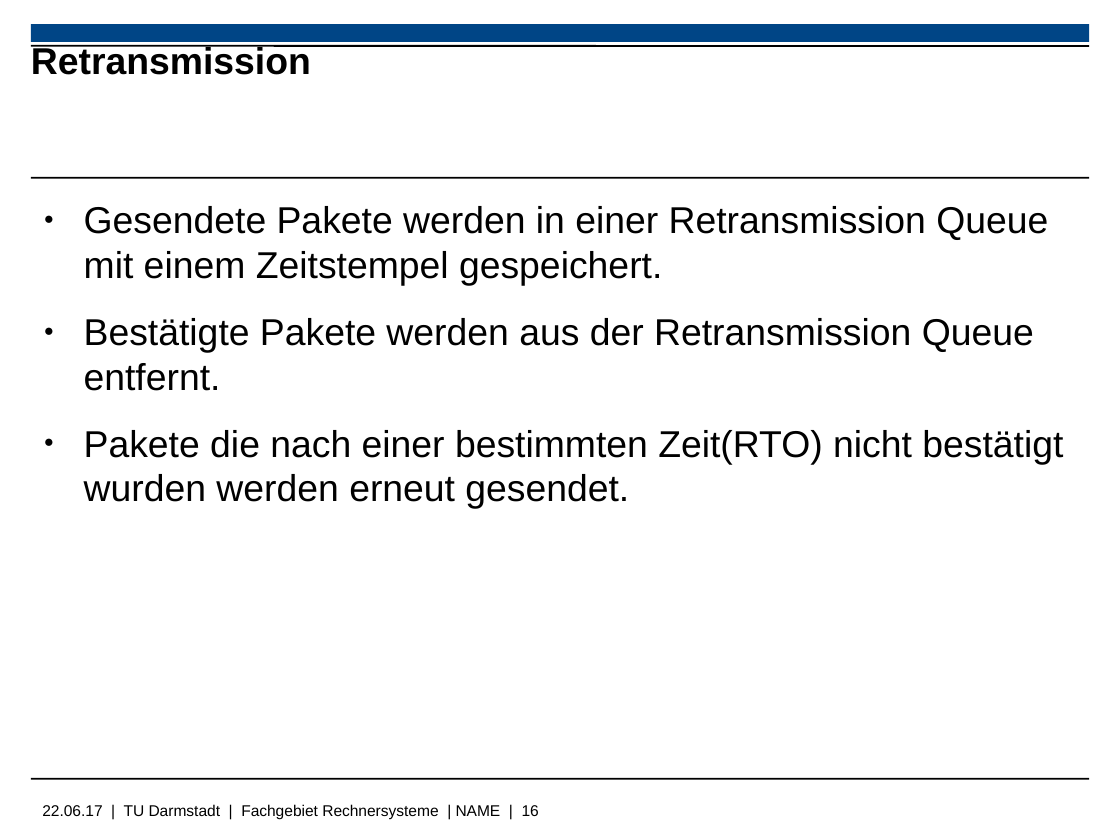
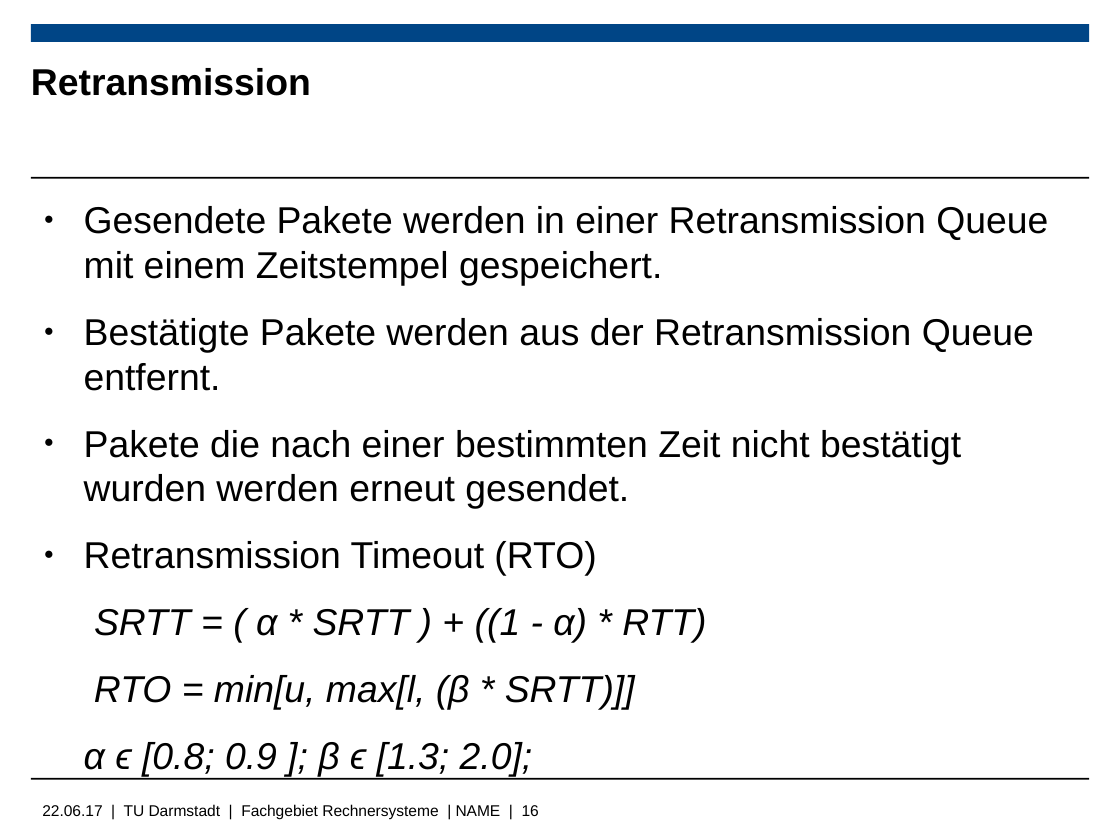
Before and after one commit to Wiero/Bachelorarbeit, a slide deck: slide 16 of Bachelorpräsenation.odp. Drawn at 1120x840 pixels with LibreOffice and Linux fonts; fonts in the diff are those of the drawing; background and template pictures are left out. Boxes give left, top, right and bottom in pixels: in the first picture for what was removed or moved away, otherwise in the second. Text is boxed around its words. In the diff, an @@ line names an element or a change of style, - is before the commit and + after.

```diff
--- a/Bachelorpräsenation.odp
+++ b/Bachelorpräsenation.odp
@@ title "Retransmission": place and size @@
-title "Retransmission" at [31,45,311,75]
+title "Retransmission" at [31,68,311,96]
@@ line removed from (31, 46) to (1089, 46) @@
@@ text at [84,430,961,777]: text changed @@
-● Pakete die nach einer bestimmten Zeit(RTO) nicht bestätigt wurden werden erneut gesendet.
+● Pakete die nach einer bestimmten Zeit nicht bestätigt wurden werden erneut gesendet.
+● Retransmission Timeout (RTO)
+SRTT = ( α * SRTT ) + ((1 - α) * RTT)
+RTO = min[u, max[l, (β * SRTT)]]
+α ϵ [0.8; 0.9 ]; β ϵ [1.3; 2.0];
```
Also in this commit, not shown: 14 other slides changed, 2 slides added, 2 slides removed, 1 other file.
